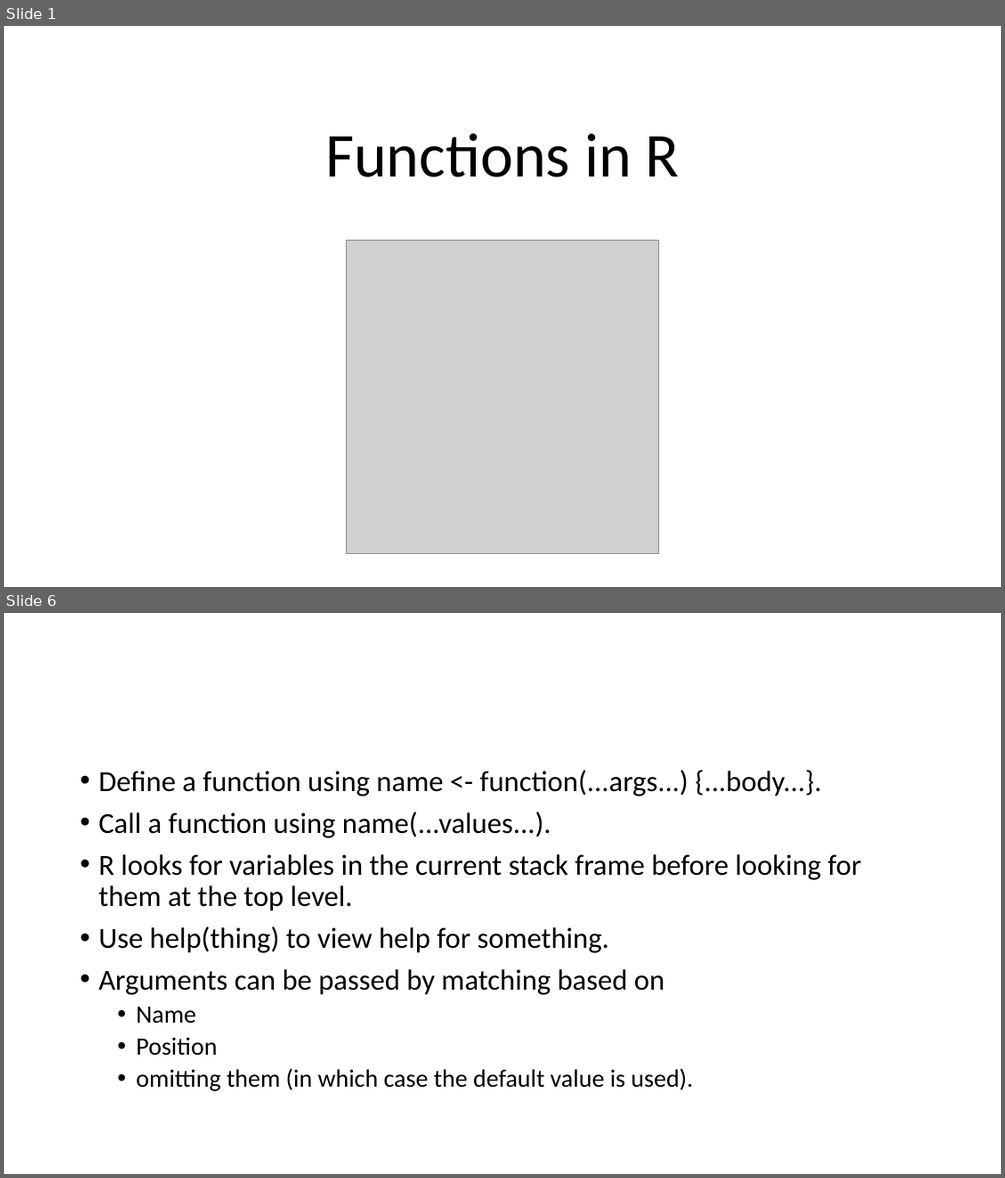
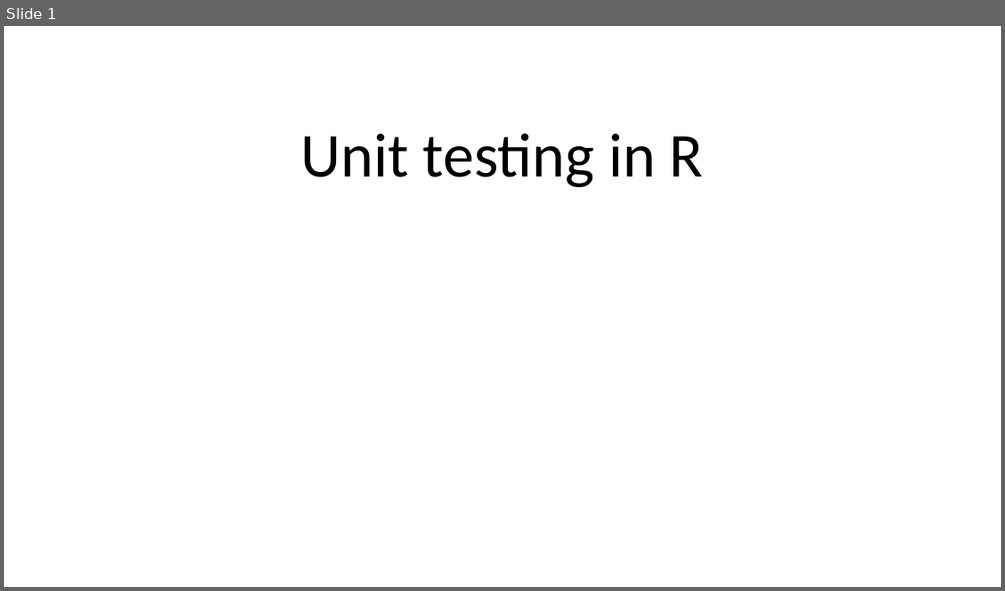
Before and after one commit to sophiefeldmanbright/ScHARR-open-science-workshop, a slide deck: content/resources/unit testing/unit-testing.pptx. Shown one above the other, each under a label of ours: slides 1 and 6 before the commit, slide 1 after it; the slides between them are not shown. The pictures are 1005x1178 and 1005x591 pixels, drawn with LibreOffice and Linux fonts; fonts in the diff are those of the drawing; grey boxes stand for pictures. Boxes give left, top, right and bottom in pixels: in the first picture for what was removed or moved away, otherwise in the second. Text is boxed around its words. In the diff, an @@ line names an element or a change of style, - is before the commit and + after.

```diff
--- a/content/resources/unit testing/unit-testing.pptx
+++ b/content/resources/unit testing/unit-testing.pptx
@@ slide 6 removed at box(4, 613, 1001, 1174), background #FFFFFF @@
@@ text removed at box(98, 770, 861, 1091) @@
-• Define a function using name <- function(...args...) {...body...}.
-• Call a function using name(...values...).
-• R looks for variables in the current stack frame before looking for them at the top level.
-• Use help(thing) to view help for something.
-• Arguments can be passed by matching based on
-  • Name
-  • Position
-  • omitting them (in which case the default value is used).
@@ slide 1 changed as well @@
@@ title at box(301, 133, 704, 187): text changed @@
-Functions in R
+Unit testing in R
@@ picture removed at box(346, 240, 659, 554) @@
```
Also in this commit, not shown: 2 other slides changed, 5 slides added, 3 other slides removed, 16 other files.
